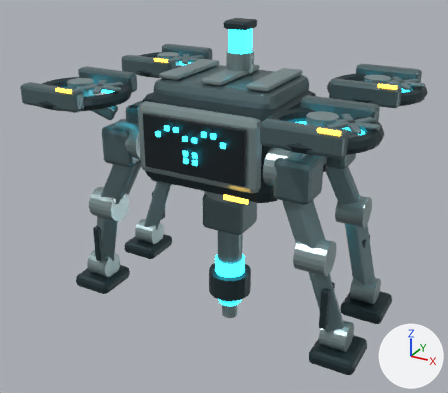
Before and after pictures for a commit that changed the glTF model assets/isao-birudoron/isao_birudoron_lod0.glb.
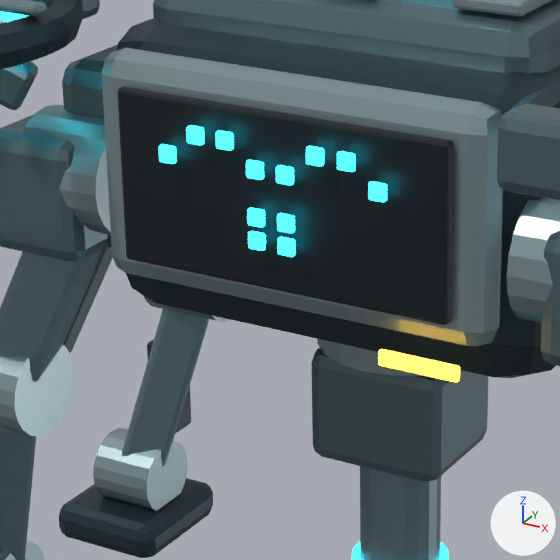
Old and new are each drawn whole from a 50 mm camera at (1.451, -2.709, 2.098) aimed at (-0.015, -0.043, 0.766) and again close up on the part from 24% to 62% of the width and 22% to 66% of the height. Arrows for +X, +Y and +Z are at lower right; the lights stay in place. The last two pictures show the newer version. Where no turn or scale is listed for an object, it has been applied to the vertices.

The first close-up shows 'BODY_PITCH_MESH_ARMOR', 'BODY_PITCH_MESH_DARK', 'BODY_PITCH_MESH_EDGE', 'BODY_PITCH_MESH_GRAPHITE', 'FACE_NEUTRAL_MESH_CYAN', 'LEG_FL_HIP_MESH_ARMOR', 'LEG_FL_HIP_MESH_EDGE', 'LEG_FL_HIP_MESH_WHITE', 'LEG_RL_CLAW_MESH_GRAPHITE', 'LEG_RL_KNEE_MESH_WHITE', 'ROTOR_FR_MOUNT_MESH_ARMOR', 'TOOL_NOZZLE_EXTEND_MESH_WHITE', 'TOOL_NOZZLE_PITCH_MESH_ARMOR' and 16 more.
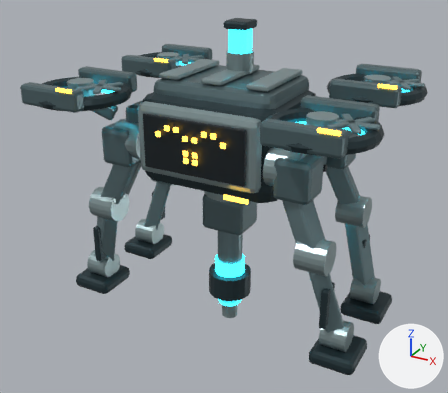
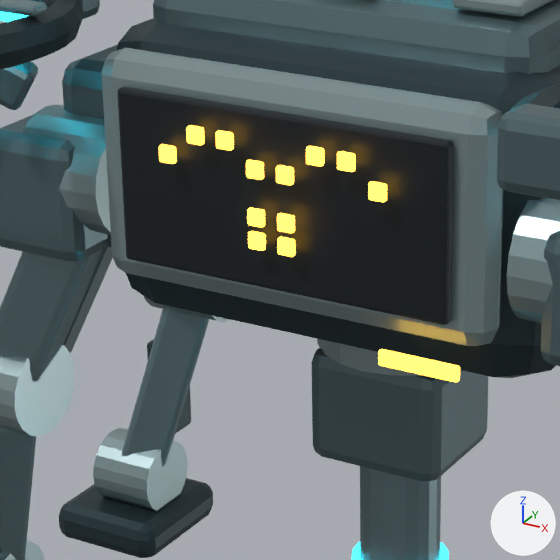
Where the change shows, as pixel boxes [x1, y1, x2, y2] in the close-ups (560 x 560 px):
'FACE_NEUTRAL_MESH_CYAN', recoloured: [159, 125, 387, 257] in both

Diff of the bpy script that builds the scene:
```diff
--- a/assets/isao-birudoron/isao_birudoron_lod0.glb.py
+++ b/assets/isao-birudoron/isao_birudoron_lod0.glb.py
@@ me_cube_014 @@
 me_cube_014.from_pydata(...)  # 672 vertices, 1296 faces; spans x -0.063..0.314, y -0.006..0.006, z -0.158..0.014
-me_cube_014.materials.append(mat_isao_cyan_lod0)  # cyan #30ddf6, glowing cyan #33e5ff
+me_cube_014.materials.append(mat_isao_amber_lod0)  # orange #f8b842, glowing orange #ffbd44
```
